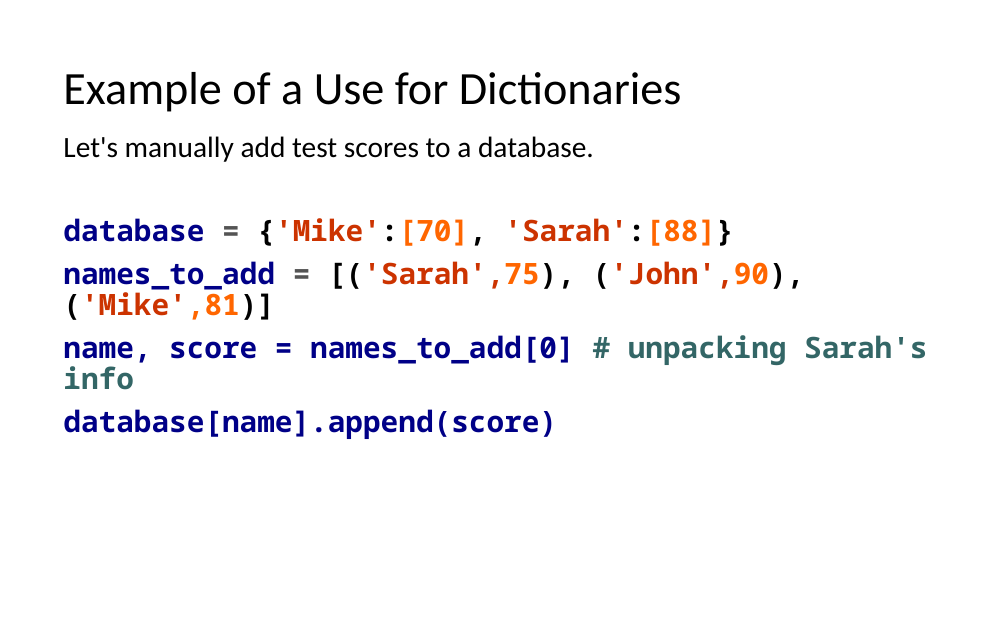
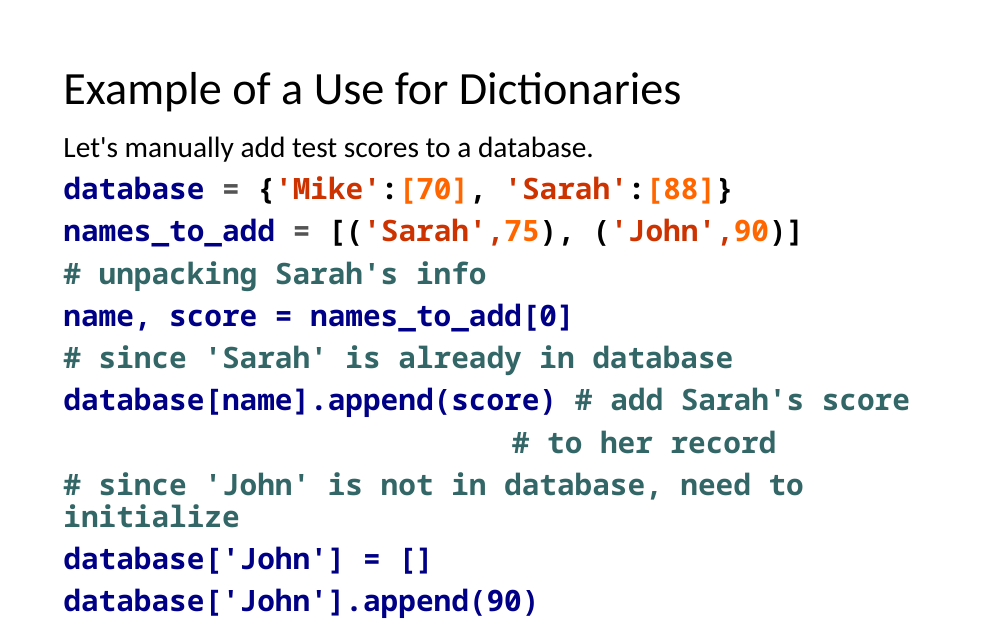
Before and after one commit to LongBaoNguyen/longbaonguyen.github.io, a slide deck: slide 26 of courses/apcsp/lect7.pptx (slide 25 before the commit). Drawn at 1008x630 pixels with LibreOffice and Linux fonts; fonts in the diff are those of the drawing. Boxes give left, top, right and bottom in pixels: in the first picture for what was removed or moved away, otherwise in the second. Text is boxed around its words. In the diff, an @@ line names an element or a change of style, - is before the commit and + after.

```diff
--- a/courses/apcsp/lect7.pptx
+++ b/courses/apcsp/lect7.pptx
@@ text at [63,218,910,618]: text changed; text colour #000087 to #336666 @@
-names_to_add = [('Sarah',75), ('John',90), ('Mike',81)]
-name, score = names_to_add[0] # unpacking Sarah's info
-database[name].append(score)
+names_to_add = [('Sarah',75), ('John',90)]
+# unpacking Sarah's info
+name, score = names_to_add[0]
+# since 'Sarah' is already in database
+database[name].append(score) # add Sarah's score
+# to her record
+# since 'John' is not in database, need to initialize
+database['John'] = []
+database['John'].append(90)
```
Also in this commit, not shown: 20 other slides changed, 1 slide added, 2 other files.
